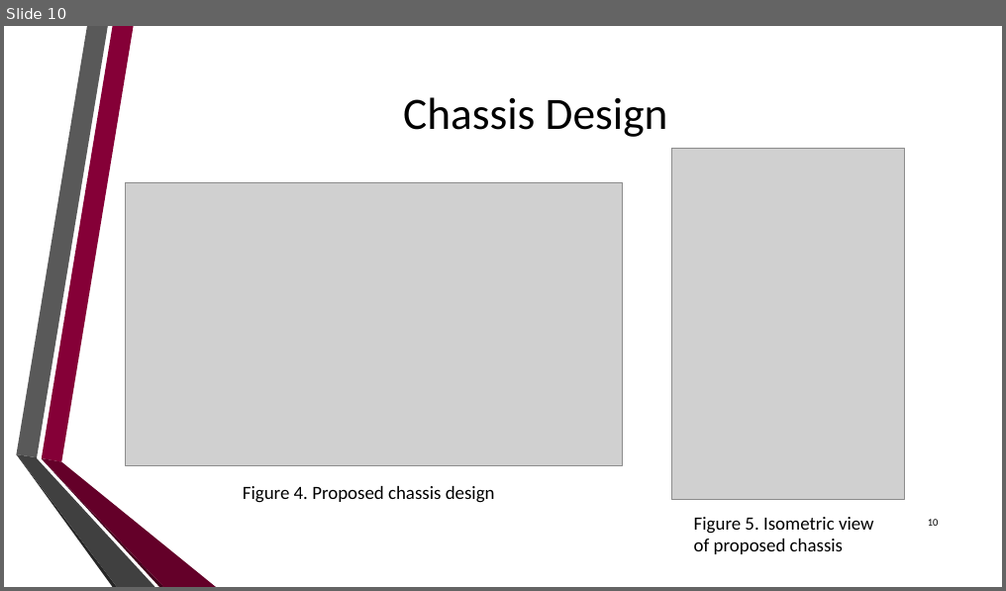
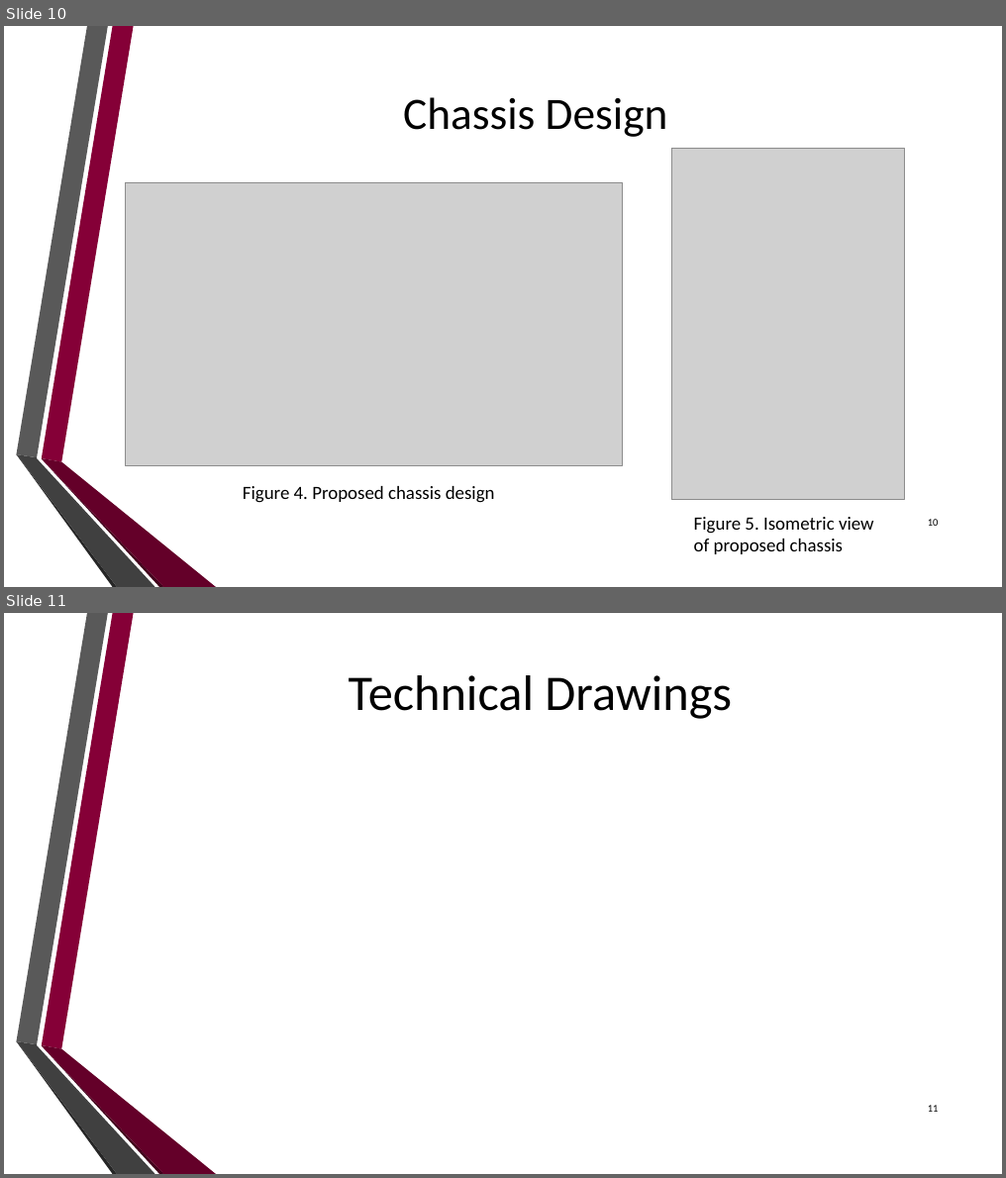
Before and after one commit to dan-olsen/SeniorDesign, a slide deck: Presentations/DesignPres/DesignPres-75.pptx. Shown one above the other, each under a label of ours: slide 10 before the commit, slides 10 and 11 after it. The pictures are 1006x591 and 1006x1178 pixels, drawn with LibreOffice and Linux fonts; fonts in the diff are those of the drawing; grey boxes stand for pictures; background and template pictures are left out. Boxes give left, top, right and bottom in pixels: in the first picture for what was removed or moved away, otherwise in the second. Text is boxed around its words. In the diff, an @@ line names an element or a change of style, - is before the commit and + after.

```diff
--- a/Presentations/DesignPres/DesignPres-75.pptx
+++ b/Presentations/DesignPres/DesignPres-75.pptx
@@ slide 11 added at <box>4,613,1002,1174</box>, background picture (left out); not listed: 6 template elements that a slide beside it also shows @@
@@ title added at <box>349,675,732,719</box>, 48 pt, text #000000 @@
+Technical Drawings
@@ page number added at <box>928,1105,939,1112</box>, 10 pt, text #000000 @@
+11
```
Also in this commit, not shown: 4 slides changed, 10 other slides added, 5 slides removed.
